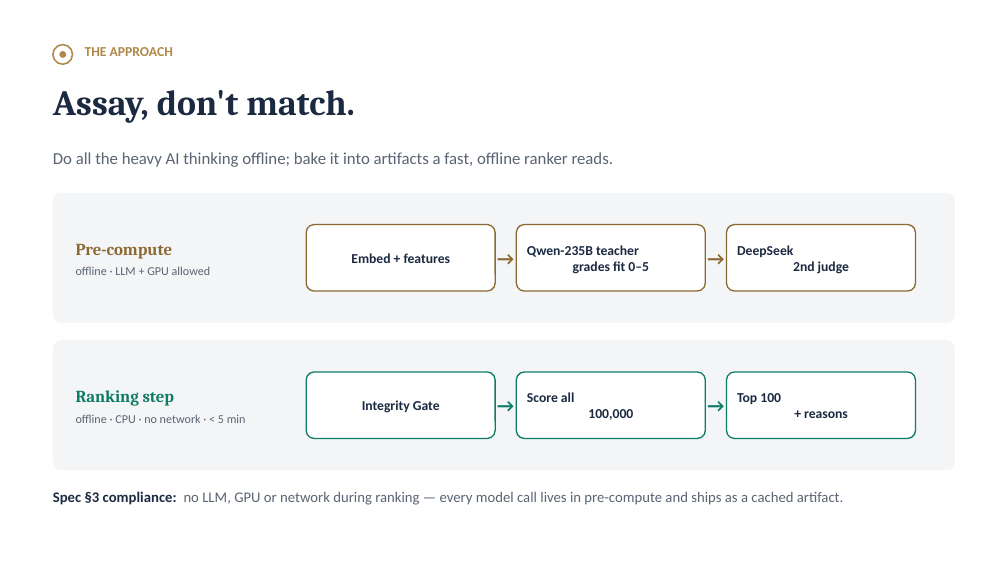
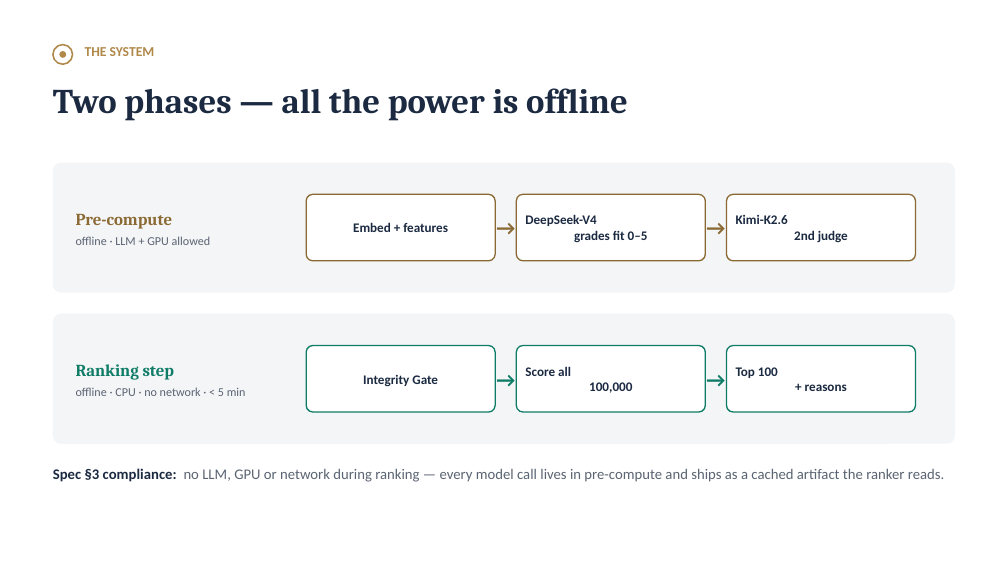
Before and after one commit to TheClazer/parakh, a slide deck: slide 7 of deck/parakh_deck.pptx (slide 4 before the commit). Drawn at 1008x567 pixels with LibreOffice and Linux fonts; fonts in the diff are those of the drawing. Boxes give left, top, right and bottom in pixels: in the first picture for what was removed or moved away, otherwise in the second. Text is boxed around its words. In the diff, an @@ line names an element or a change of style, - is before the commit and + after.

Commit message:
Team Evolve details; richer 16-slide deck; parametrize teacher model/output

```diff
--- a/deck/parakh_deck.pptx
+++ b/deck/parakh_deck.pptx
@@ text at (85, 47, 155, 56): text changed @@
-THE APPROACH
+THE SYSTEM
@@ text at (53, 88, 628, 121): text changed; size 34 to 33 pt @@
-Assay, don't match.
+Two phases — all the power is offline
@@ text removed at (53, 152, 614, 167) @@
-Do all the heavy AI thinking offline; bake it into artifacts a fast, offline ranker reads.
@@ size 13 to 12.5 pt in 4 elements at (736, 367, 847, 391), (363, 375, 438, 387), (525, 366, 632, 393), (353, 222, 448, 232) @@
@@ size 18 to 20 pt in 4 elements at (494, 346, 518, 412), (704, 346, 728, 412), (494, 194, 518, 261), (704, 194, 728, 261) @@
@@ 4 texts, 4 rounded rectangles: place and size @@
-4 texts, 4 rounded rectangles at (53, 193, 955, 323)
+4 texts, 4 rounded rectangles at (53, 163, 955, 293)
@@ proportions changed in 6 elements at (306, 346, 495, 412), (516, 346, 706, 412), (727, 346, 916, 412), (306, 194, 495, 261), (516, 194, 706, 261), (727, 194, 916, 261) @@
@@ text at (525, 214, 648, 242): text changed; size 13 to 12.5 pt @@
-Qwen-235B teacher
-grades fit 0–5
+DeepSeek-V4
+grades fit 0–5
@@ text at (736, 215, 848, 242): text changed; size 13 to 12.5 pt @@
-DeepSeek
-2nd judge
+Kimi-K2.6
+2nd judge
@@ 6 texts, 4 rounded rectangles: place and size @@
-6 texts, 4 rounded rectangles at (53, 340, 955, 470)
+6 texts, 4 rounded rectangles at (53, 314, 955, 444)
@@ text at (53, 468, 945, 482): text changed @@
-Spec §3 compliance: no LLM, GPU or network during ranking — every model call lives in pre-compute and ships as a cached artifact.
+Spec §3 compliance: no LLM, GPU or network during ranking — every model call lives in pre-compute and ships as a cached artifact the ranker reads.
```
Also in this commit, not shown: 8 other slides changed, 7 slides added, 2 slides removed, 4 other files.
